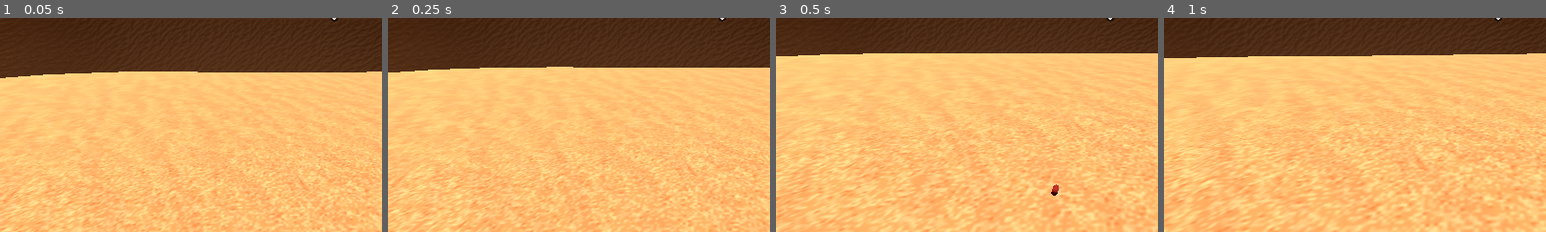
Above: before the commit, frames 1-4 (left to right).
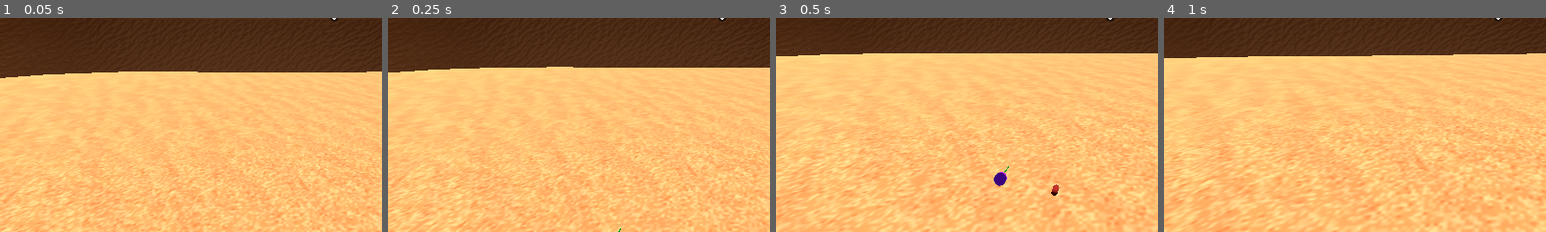
Above: after the commit, the same moments.

Repository: voidedvarranty/yuri_jamming
Game: Godot game, scene res://Scenes/Areas/Playground/Playground.tscn
The game is run twice, just before and just after one commit, with the same random seed, the same clock (stepped at 60 frames per second) and the same inputs. This scene is started directly instead of the project's main scene. Sound files missing from this copy of the repository are replaced by a short silence.
Inputs (mouse positions are % of the whole screen's width and height, from its top left):
- Up to frame 1 (0.05 s): no input
- Up to frame 2 (0.25 s): no input
- Up to frame 3 (0.5 s): no input
- Up to frame 4 (1 s): tap Enter at 0.5 s; move the mouse to (55, 50) at 0.52 s; press the mouse at (55, 50) at 0.53 s; hold W (move_up) from 0.53 s (still down); tap Space (jump) at 0.77 s
The pictures show only the part of the screen within x 6-56%, y 50-100%; the shares and areas given below are measured in that part.

Frame 1 is identical in both runs. In frame 2, less than 0.1% of the frame differs, in the area x 60-61%, y 98-100%; in frame 3, 0.2%, in the area x 57-61%, y 69-80%; in frame 4, nothing differs.

Commit message:
added sweet sage & strong health tonic

Diff:
--- a/Scenes/Areas/Playground/Playground.tscn
+++ b/Scenes/Areas/Playground/Playground.tscn
@@ -3,6 +3,7 @@
 [ext_resource type="PackedScene" uid="uid://do6ebhlujgwjl" path="res://Scenes/Items/Herbs/red_root.tscn" id="1_64eek"]
 [ext_resource type="PackedScene" uid="uid://0aw6o2kqpo31" path="res://Scenes/PlayerCharacter/PlayerCharacter.tscn" id="1_crda1"]
 [ext_resource type="PackedScene" uid="uid://b1to68tgil768" path="res://Scenes/HoverBike/hover_bike.tscn" id="2_20p6p"]
+[ext_resource type="PackedScene" uid="uid://c654wuvkkey64" path="res://Scenes/Items/Herbs/sweet_sage.tscn" id="2_ifawy"]
 [ext_resource type="PackedScene" uid="uid://dos85sg0uguby" path="res://Scenes/Levels/Desert/desert.tscn" id="8_b7y51"]
 [ext_resource type="PackedScene" path="res://Scenes/Items/berries.tscn" id="23_berries"]
 
@@ -30,6 +31,9 @@
 [node name="RedRoot" parent="." unique_id=56335192 instance=ExtResource("1_64eek")]
 transform = Transform3D(1, 0, 0, 0, 1, 0, 0, 0, 1, 1.1878839, 0.20988703, -3.4124522)
 
+[node name="SweetSage" parent="." unique_id=464753602 instance=ExtResource("2_ifawy")]
+transform = Transform3D(0.46, 0, 0, 0, 0.46, 0, 0, 0, 0.46, 0.19859695, 0.21124792, -3.7623208)
+
 [node name="Berries1" parent="." unique_id=612869060 instance=ExtResource("23_berries")]
 transform = Transform3D(1, 0, 0, 0, 1, 0, 0, 0, 1, 2.5, 1.3, -1.5)
 
--- a/Scenes/Items/Herbs/red_root.tscn
+++ b/Scenes/Items/Herbs/red_root.tscn
@@ -12,7 +12,7 @@
 height = 1.9604492
 
 [node name="RedRoot" type="RigidBody3D" unique_id=56335192]
-mass = 0.1
+mass = 0.3
 
 [node name="Root" type="MeshInstance3D" parent="." unique_id=2029255781]
 transform = Transform3D(0.10314989, 0, 0, 0, 0.0008640429, 0.10314627, 0, -0.10314627, 0.0008640429, 0, 0, 0)
--- /dev/null
+++ b/Scenes/Items/Herbs/sweet_sage.tscn
@@ -0,0 +1,43 @@
+[gd_scene format=3 uid="uid://c654wuvkkey64"]
+
+[ext_resource type="Script" uid="uid://cj6lgkn3f08hf" path="res://Scripts/Inventory/inventory_item.gd" id="1_rektc"]
+
+[sub_resource type="StandardMaterial3D" id="StandardMaterial3D_nq5bw"]
+albedo_color = Color(0.59607846, 0, 1, 1)
+
+[sub_resource type="CylinderMesh" id="CylinderMesh_rektc"]
+material = SubResource("StandardMaterial3D_nq5bw")
+height = 0.16210938
+
+[sub_resource type="StandardMaterial3D" id="StandardMaterial3D_y0occ"]
+albedo_color = Color(0, 0.47058824, 0, 1)
+
+[sub_resource type="CylinderMesh" id="CylinderMesh_f4dqj"]
+material = SubResource("StandardMaterial3D_y0occ")
+
+[sub_resource type="CylinderShape3D" id="CylinderShape3D_f4dqj"]
+height = 0.93688965
+
+[node name="SweetSage" type="RigidBody3D" unique_id=464753602]
+transform = Transform3D(0.46, 0, 0, 0, 0.46, 0, 0, 0, 0.46, 0, 0, 0)
+mass = 0.1
+
+[node name="Flower" type="MeshInstance3D" parent="." unique_id=1221051454]
+transform = Transform3D(0.45098203, 0, 0, 0, 0.11389936, -0.43636194, 0, 0.43636194, 0.11389936, 5.9604645e-08, 0.0489979, 0.2847197)
+mesh = SubResource("CylinderMesh_rektc")
+
+[node name="Stem" type="MeshInstance3D" parent="." unique_id=1950065853]
+transform = Transform3D(0.049, 0, 0, 0, 1.796538e-08, -0.049, 0, -0.411, -2.141858e-09, -0.010054134, 0.035800003, -0.14602298)
+mesh = SubResource("CylinderMesh_f4dqj")
+
+[node name="CollisionShape3D" type="CollisionShape3D" parent="." unique_id=1284167994]
+transform = Transform3D(0.5055344, 0, 0, 0, -4.371139e-08, -0.50209355, 0, 1, -2.1947208e-08, 0, 0.036033157, -0.090270996)
+shape = SubResource("CylinderShape3D_f4dqj")
+
+[node name="InventoryItem" type="Node" parent="." unique_id=1668656254]
+script = ExtResource("1_rektc")
+display_name = "Sweet Sage"
+description = "A delicate purple flower. Has healing properties."
+use_effects = Dictionary[String, float]({
+"health": 5.0
+})
--- /dev/null
+++ b/Scenes/Items/Tonics/strong_health_tonic.tscn
@@ -0,0 +1,46 @@
+[gd_scene format=3 uid="uid://dy4762ao3jx3d"]
+
+[ext_resource type="Script" uid="uid://cj6lgkn3f08hf" path="res://Scripts/Inventory/inventory_item.gd" id="1_e2h7c"]
+[ext_resource type="Script" uid="uid://ci4araowkh236" path="res://Scripts/Inventory/crafting_recipe.gd" id="2_31kcn"]
+[ext_resource type="PackedScene" uid="uid://do6ebhlujgwjl" path="res://Scenes/Items/Herbs/red_root.tscn" id="3_hpy3l"]
+[ext_resource type="PackedScene" uid="uid://c654wuvkkey64" path="res://Scenes/Items/Herbs/sweet_sage.tscn" id="4_tbw0i"]
+
+[sub_resource type="CylinderMesh" id="CylinderMesh_2h046"]
+
+[sub_resource type="StandardMaterial3D" id="StandardMaterial3D_ann3d"]
+albedo_color = Color(1, 0, 0.03137255, 1)
+
+[sub_resource type="SphereMesh" id="SphereMesh_f4dqj"]
+material = SubResource("StandardMaterial3D_ann3d")
+
+[sub_resource type="SphereShape3D" id="SphereShape3D_j5yut"]
+
+[node name="StrongHealthTonic" type="RigidBody3D" unique_id=56335192]
+mass = 0.3
+
+[node name="Stem" type="MeshInstance3D" parent="." unique_id=2029255781]
+transform = Transform3D(0.073, 0, 0, 0, 0.028, 0, 0, 0, 0.073, 0, 0.065, 0)
+mesh = SubResource("CylinderMesh_2h046")
+
+[node name="Bottle" type="MeshInstance3D" parent="." unique_id=552976683]
+transform = Transform3D(0.14, 0, 0, 0, 0.14, 0, 0, 0, 0.14, 0, 0, 0)
+mesh = SubResource("SphereMesh_f4dqj")
+
+[node name="CollisionShape3D" type="CollisionShape3D" parent="." unique_id=463130308]
+transform = Transform3D(0.205, 0, 0, 0, -8.960835e-09, 0.205, 0, -0.205, -8.960835e-09, 0, 0.02, 0)
+shape = SubResource("SphereShape3D_j5yut")
+
+[node name="InventoryItem" type="Node" parent="." unique_id=814408331]
+script = ExtResource("1_e2h7c")
+display_name = "Strong Health Tonic"
+description = "A potion concocted from ingredients with healing properties. Restores a great amount of health."
+use_effects = Dictionary[String, float]({
+"health": 25.0
+})
+
+[node name="CraftingRecipe" type="Node" parent="InventoryItem" unique_id=1858181806]
+script = ExtResource("2_31kcn")
+ingredients = Dictionary[PackedScene, int]({
+ExtResource("3_hpy3l"): 1,
+ExtResource("4_tbw0i"): 1
+})
